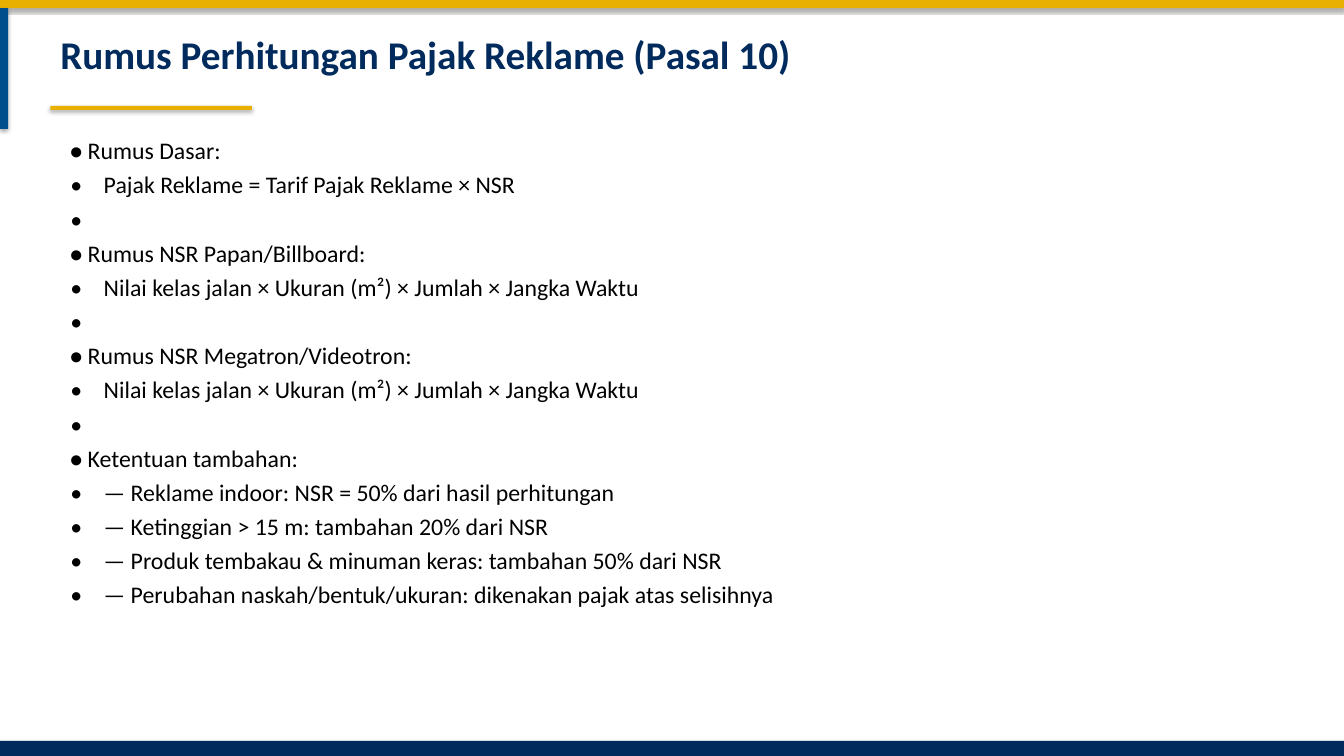
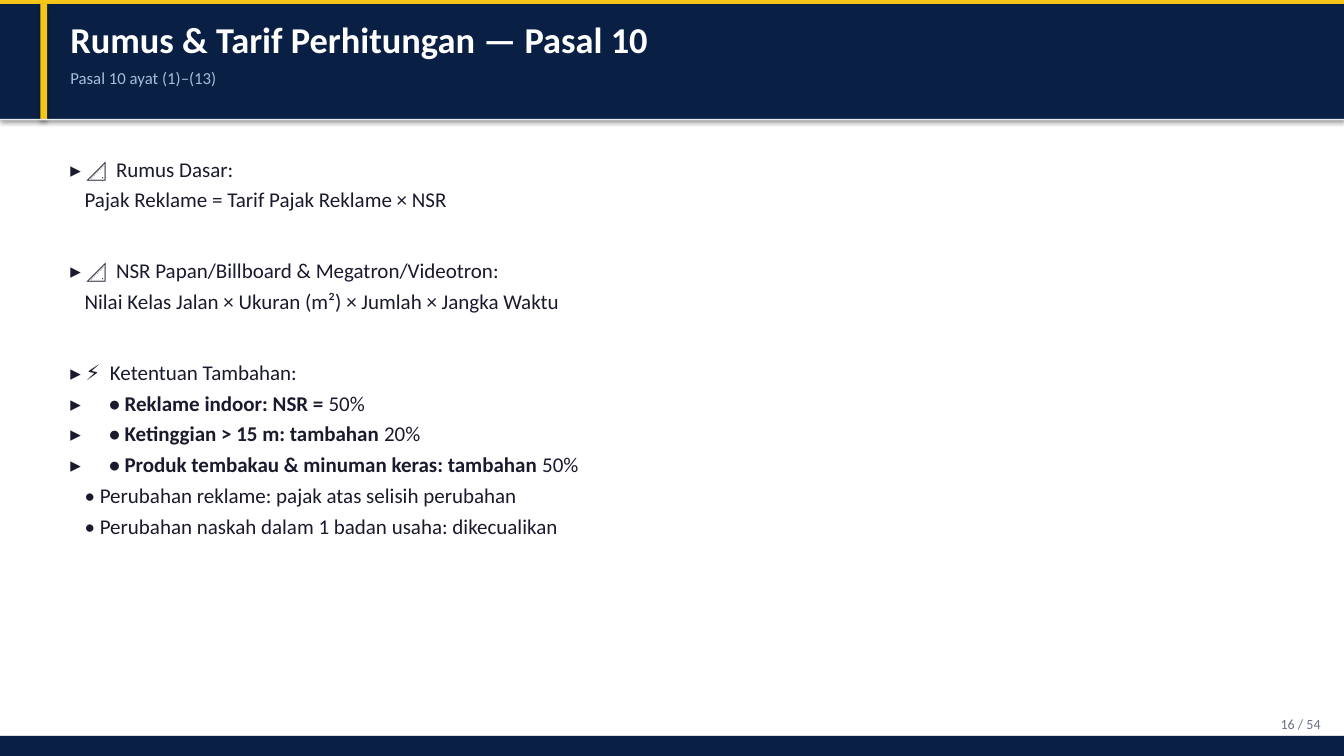
Before and after one commit to rahadiana/coba_ppt, a slide deck: slide 16 of Perwal_Bekasi_51_2024_Pajak_Reklame.pptx (slide 18 before the commit). Drawn at 1344x756 pixels with LibreOffice and Linux fonts; fonts in the diff are those of the drawing. Boxes give left, top, right and bottom in pixels: in the first picture for what was removed or moved away, otherwise in the second. Text is boxed around its words. In the diff, an @@ line names an element or a change of style, - is before the commit and + after.

Commit message:
feat: premium redesign PPT with cards, tables, and modern layout

```diff
--- a/Perwal_Bekasi_51_2024_Pajak_Reklame.pptx
+++ b/Perwal_Bekasi_51_2024_Pajak_Reklame.pptx
@@ rectangle resized from (x1=0, y1=0, x2=1344, y2=8) to (x1=0, y1=0, x2=1344, y2=4) @@
@@ rectangle at (x1=0, y1=0, x2=1344, y2=4): fill #E8B000 to #F5C518 @@
@@ rectangle added at (x1=0, y1=4, x2=1344, y2=120), fill #0A1F44 @@
@@ rectangle resized from (x1=0, y1=8, x2=8, y2=129) to (x1=40, y1=4, x2=47, y2=120) @@
@@ rectangle at (x1=40, y1=4, x2=47, y2=120): fill #004E8C to #F5C518 @@
@@ text at (x1=70, y1=27, x2=648, y2=59): text changed; size 28 to 26 pt; text colour #002B5C to #FFFFFF @@
-Rumus Perhitungan Pajak Reklame (Pasal 10)
+Rumus & Tarif Perhitungan — Pasal 10
@@ text added at (x1=70, y1=72, x2=216, y2=87), 12 pt, text #AABBDD @@
+Pasal 10 ayat (1)–(13)
@@ rectangle resized from (x1=0, y1=741, x2=1344, y2=756) to (x1=0, y1=119, x2=1344, y2=120) @@
@@ rectangle at (x1=0, y1=119, x2=1344, y2=120): fill #002B5C to #E8ECF1 @@
@@ rectangle removed at (x1=50, y1=106, x2=252, y2=110) @@
@@ text at (x1=85, y1=163, x2=578, y2=534): text changed; size 17 to 15 pt; text colour #000000 to #1A1A2E @@
-• Rumus Dasar:
-• Pajak Reklame = Tarif Pajak Reklame × NSR
-•
-• Rumus NSR Papan/Billboard:
-• Nilai kelas jalan × Ukuran (m²) × Jumlah × Jangka Waktu
-•
-• Rumus NSR Megatron/Videotron:
-• Nilai kelas jalan × Ukuran (m²) × Jumlah × Jangka Waktu
-•
-• Ketentuan tambahan:
-• — Reklame indoor: NSR = 50% dari hasil perhitungan
-• — Ketinggian > 15 m: tambahan 20% dari NSR
-• — Produk tembakau & minuman keras: tambahan 50% dari NSR
-• — Perubahan naskah/bentuk/ukuran: dikenakan pajak atas selisihnya
+▸ 📐 Rumus Dasar:
+Pajak Reklame = Tarif Pajak Reklame × NSR
+▸ 📐 NSR Papan/Billboard & Megatron/Videotron:
+Nilai Kelas Jalan × Ukuran (m²) × Jumlah × Jangka Waktu
+▸ ⚡ Ketentuan Tambahan:
+▸ • Reklame indoor: NSR = 50%
+▸ • Ketinggian > 15 m: tambahan 20%
+▸ • Produk tembakau & minuman keras: tambahan 50%
+• Perubahan reklame: pajak atas selisih perubahan
+• Perubahan naskah dalam 1 badan usaha: dikecualikan
@@ text added at (x1=1281, y1=719, x2=1320, y2=729), 10 pt, text #6B7288 @@
+16 / 54
@@ rectangle added at (x1=0, y1=736, x2=1344, y2=756), fill #0A1F44 @@
```
Also in this commit, not shown: 41 other slides changed, 10 slides added, 12 slides removed, 1 other file.
